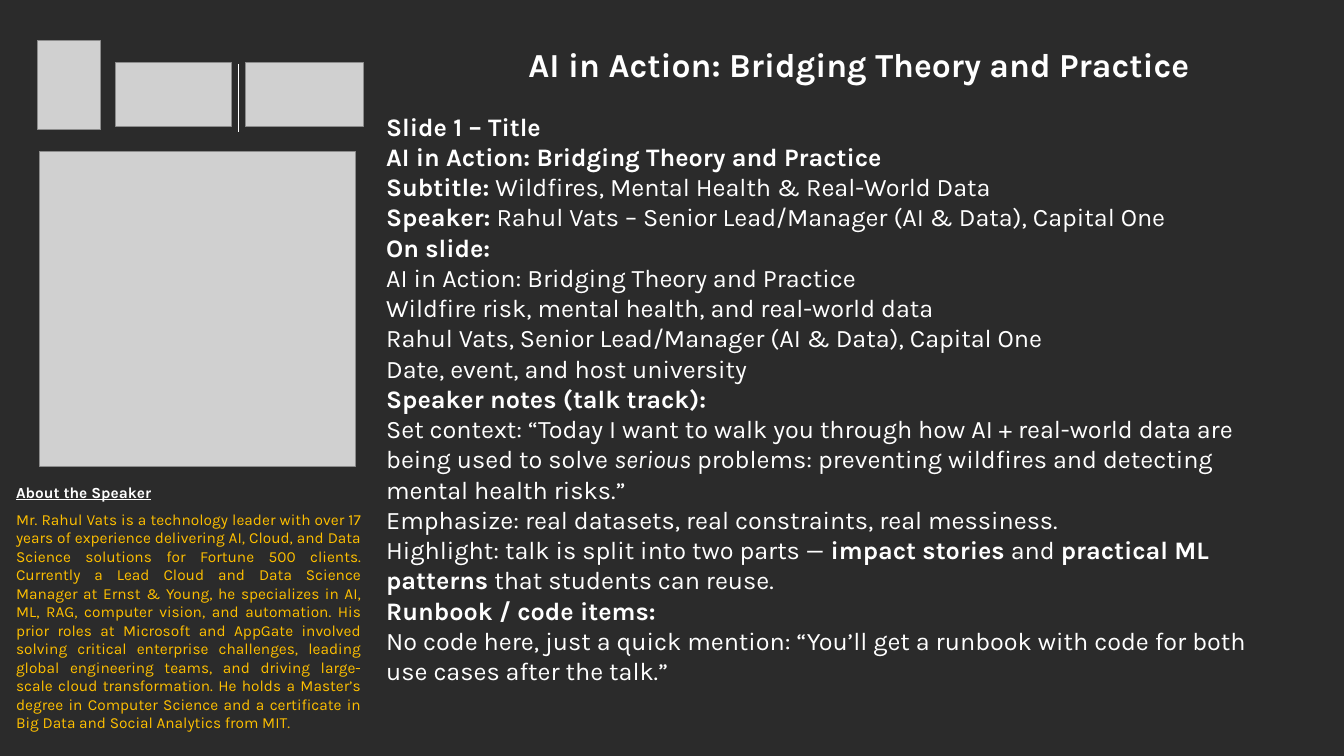
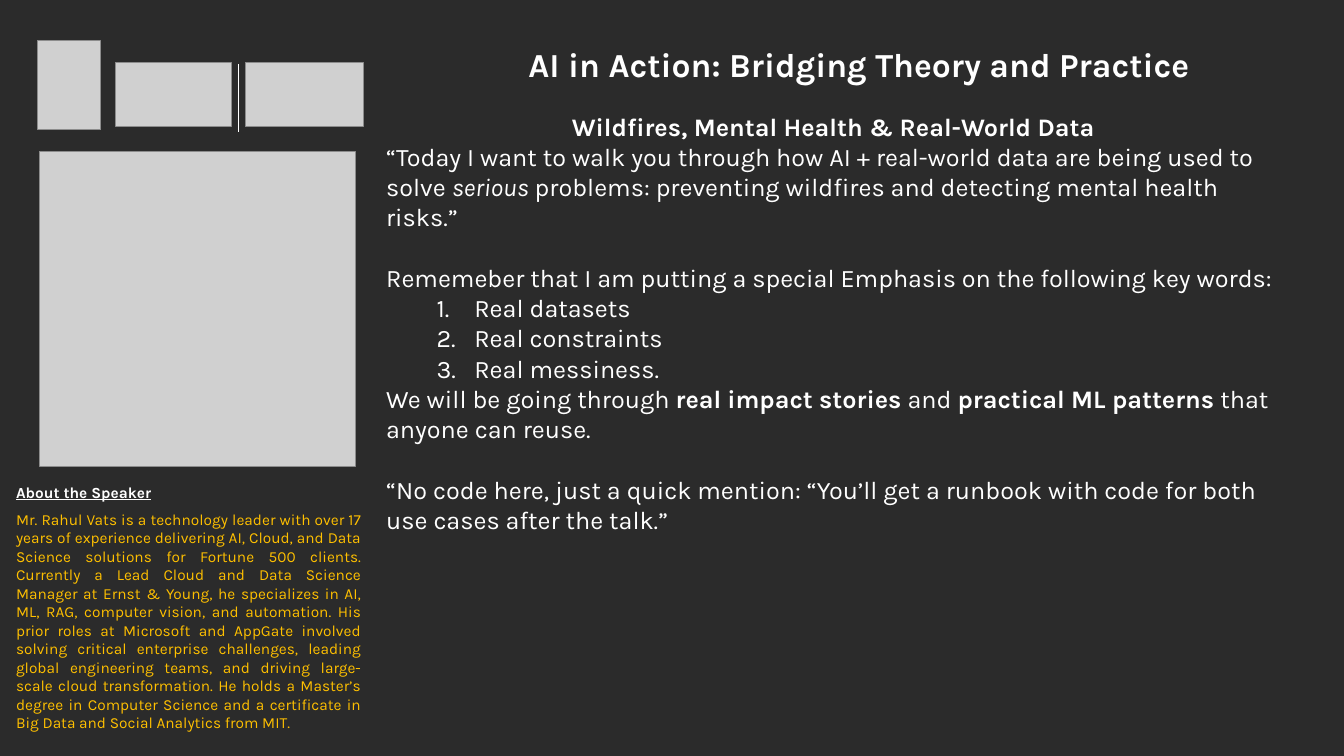
Before and after one commit to rvats/CardiffMetropolitanUniversity_Talk_By_RahulVats, a slide deck: slide 6 of AITalk_at_Cardiff_By_RahulVats.pptx (slide 5 before the commit). Drawn at 1344x756 pixels with LibreOffice and Linux fonts; fonts in the diff are those of the drawing; grey boxes stand for pictures; background and template pictures are left out; a plain dark background stands for a picture behind light text. Boxes give left, top, right and bottom in pixels: in the first picture for what was removed or moved away, otherwise in the second. Text is boxed around its words. In the diff, an @@ line names an element or a change of style, - is before the commit and + after.

```diff
--- a/AITalk_at_Cardiff_By_RahulVats.pptx
+++ b/AITalk_at_Cardiff_By_RahulVats.pptx
@@ text at (386, 118, 1272, 505): text changed @@
-Slide 1 – Title
-AI in Action: Bridging Theory and Practice
-Subtitle: Wildfires, Mental Health & Real-World Data
-Speaker: Rahul Vats – Senior Lead/Manager (AI & Data), Capital One
-On slide:
-AI in Action: Bridging Theory and Practice
-Wildfire risk, mental health, and real-world data
-Rahul Vats, Senior Lead/Manager (AI & Data), Capital One
-Date, event, and host university
-Speaker notes (talk track):
-Set context: “Today I want to walk you through how AI + real-world data are being used to solve serious problems: preventing wildfires and detecting mental health risks.”
-Emphasize: real datasets, real constraints, real messiness.
-Highlight: talk is split into two parts — impact stories and practical ML patterns that students can reuse.
-Runbook / code items:
-No code here, just a quick mention: “You’ll get a runbook with code for both use cases after the talk.”
+Wildfires, Mental Health & Real-World Data
+“Today I want to walk you through how AI + real-world data are being used to solve serious problems: preventing wildfires and detecting mental health risks.”
+Rememeber that I am putting a special Emphasis on the following key words:
+  1. Real datasets
+  2. Real constraints
+  3. Real messiness.
+We will be going through real impact stories and practical ML patterns that anyone can reuse.
+“No code here, just a quick mention: “You’ll get a runbook with code for both use cases after the talk.”
```
Also in this commit, not shown: 8 other slides changed, 1 slide added, 9 other files.
